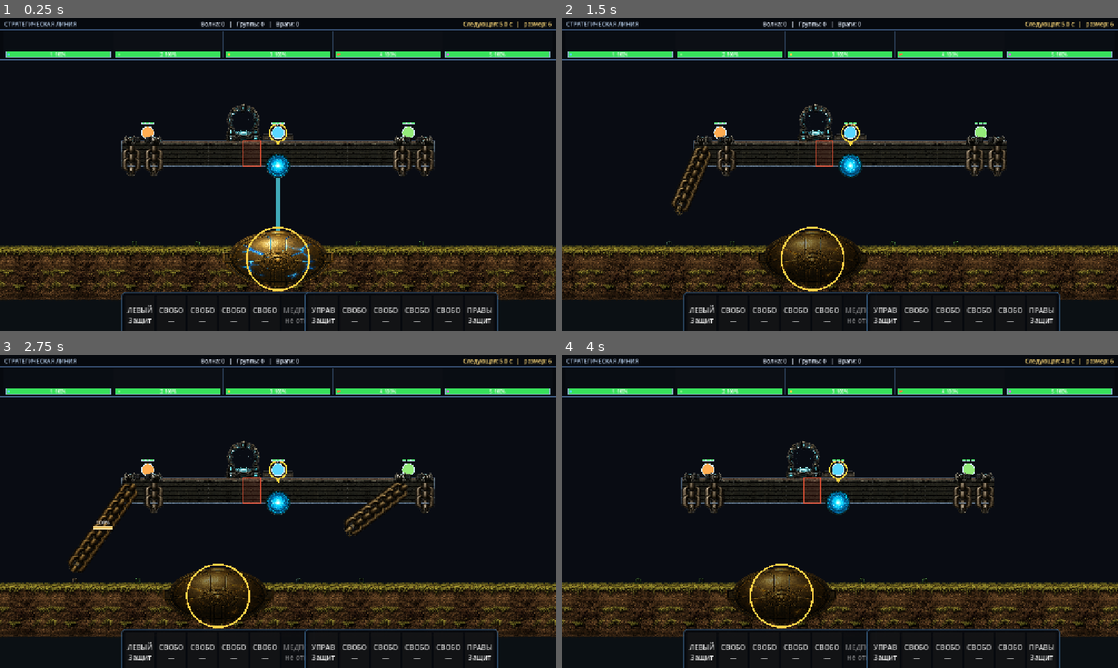
Above: before the commit, frames 1-4 (two rows, left to right).
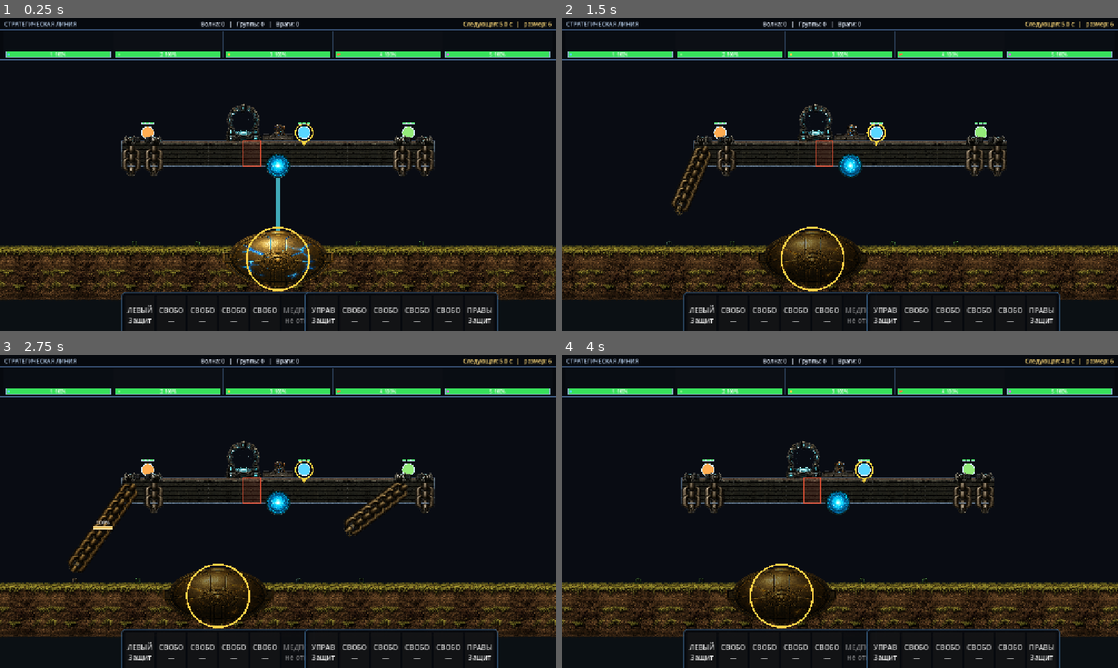
Above: after the commit, the same moments.

Repository: bageus/GloryProtect
Game: Godot game, scene res://scenes/game/game_root_with_flyers.tscn
Two runs of this game, one before a commit and one after it. Both use one fixed random seed, a clock stepped at 60 frames per second and the inputs below.
Inputs (mouse positions are in pixels of both pictures, inside the frame that each line leads up to):
- Up to frame 1 (0.25 s): no input
- Up to frame 2 (1.5 s): tap Enter (ui_accept) at 0.5, 0.77 s; move the mouse to (962, 158) at 0.52 s; hold Right (ui_right) 0.53-1.25 s; tap 1 at 0.6 s; click (962, 158) at 0.67 s; drag from (728, 190) to (812, 237) at 1.27 s
- Up to frame 3 (2.75 s): move the mouse to (333, 442) at 2.02 s; hold Right (ui_right) from 2.03 s (still down); tap 3 at 2.1 s
- Up to frame 4 (4 s): release Right (ui_right) at 2.75 s; drag from (812, 574) to (673, 464) at 2.77 s; move the mouse to (1006, 558) at 3.52 s; hold Left (ui_left) from 3.53 s (still down); tap R at 3.6 s; tap Enter (ui_accept) at 3.77 s

The runs differ from the first frame. In frame 1, 0.3% of the frame differs, in the area x 48-57%, y 33-41%; in frame 2, 0.3%, in the area x 50-59%, y 33-41%; in frame 3, 0.3%; in frame 4, 0.3%.

Commit message:
Align driver defender with control post

Diff:
--- a/scripts/crew/role_station_registry.gd
+++ b/scripts/crew/role_station_registry.gd
@@ -1,5 +1,7 @@
 class_name RoleStationRegistry
 extends RefCounted
+
+const DRIVER_CELL_INDEX: int = 10
 
 var _platform: PlatformController
 var _owners: Dictionary[StringName, int] = {}
@@ -71,7 +73,7 @@
 	)
 	match role_id:
 		CrewRole.Id.DRIVER:
-			return 0.0
+			return _platform.get_cell_local_x(DRIVER_CELL_INDEX)
 		CrewRole.Id.LEFT_ANCHOR:
 			return -post_offset
 		CrewRole.Id.RIGHT_ANCHOR:
